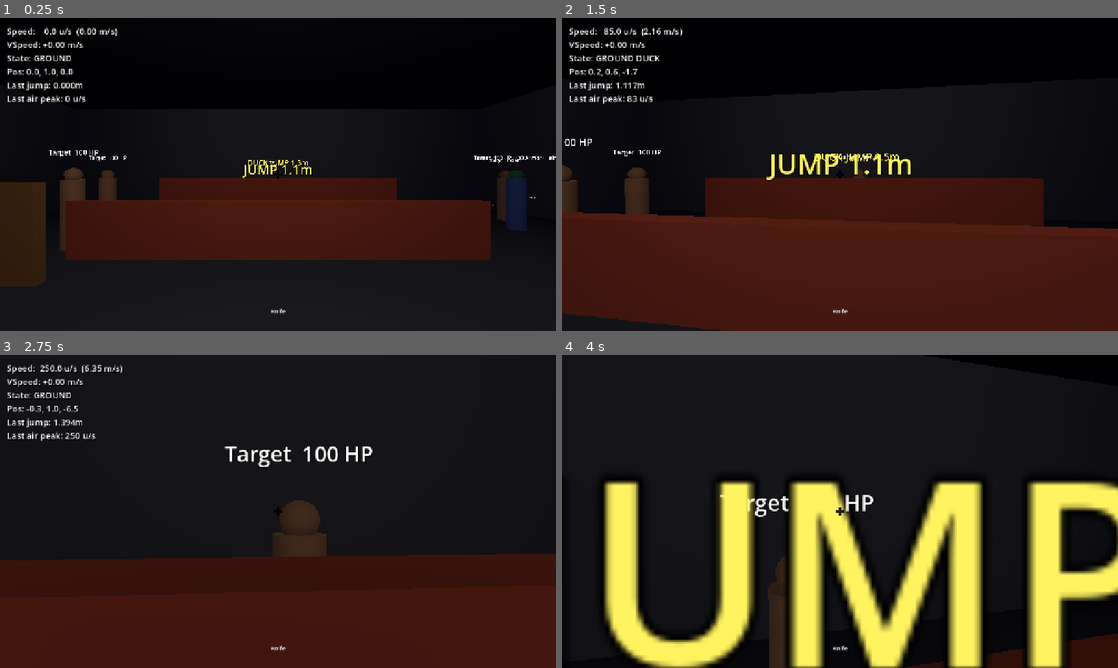
Above: before the commit, frames 1-4 (two rows, left to right).
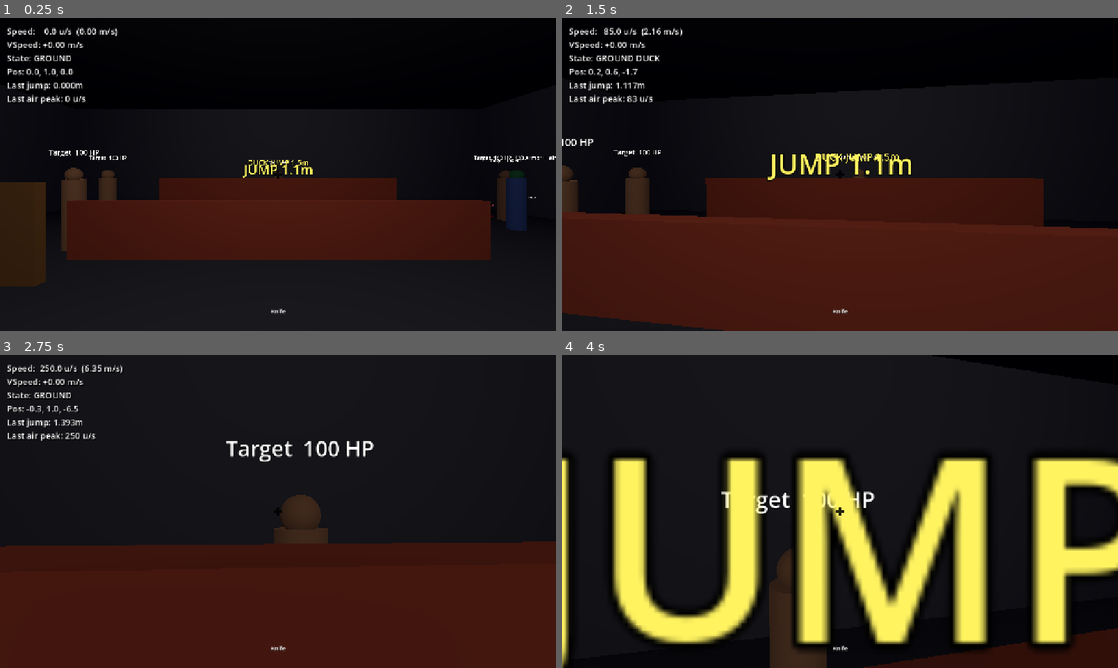
Above: after the commit, the same moments.

Repository: gotospaceplace/angels_and_demons
Game: Godot game, scene res://shared/scenes/play_test.tscn
The game is run twice, just before and just after one commit, with the same random seed, the same clock (stepped at 60 frames per second) and the same inputs. This scene is started directly instead of the project's main scene.
Inputs (mouse positions are in pixels of both pictures, inside the frame that each line leads up to):
- Up to frame 1 (0.25 s): no input
- Up to frame 2 (1.5 s): tap Enter at 0.5 s; move the mouse to (867, 174) at 0.52 s; hold Ctrl (duck) 0.53-1.28 s; hold W (move_forward) from 0.53 s (still down); tap Space (jump) at 0.77 s; move the mouse to (812, 174) at 1.27 s; tap Ctrl (duck) at 1.35 s
- Up to frame 3 (2.75 s): keep holding W (move_forward); tap Space (jump) at 1.52 s; move the mouse to (289, 505) at 2.02 s; press the mouse at (289, 505) at 2.03 s; tap Ctrl (duck) at 2.3 s
- Up to frame 4 (4 s): keep holding W (move_forward); move the mouse to (834, 517) at 2.77 s; release the mouse at (834, 517) at 2.78 s; right-click (834, 517) at 2.85 s; tap Space (jump) at 3.02, 3.77 s; tap Ctrl (duck) at 3.05, 3.8 s; move the mouse to (878, 514) at 3.52 s; hold F7 (toggle_hud) from 3.53 s (still down)

The runs differ from the first frame. In frame 1, 0.4% of the frame differs, in the area x 7-100%, y 42-85%; in frame 2, 0.8%; in frame 3, 4.8%; in frame 4, 30%, in the area x 0-100%, y 32-100%.

Commit message:
Add flash grenade with angle-based blind and grenade cycling (WB12)
Flash detonation checks LOS then calculates yaw-only angle from
player facing to grenade — 0° gives 3s blind + 5.7s fade, linearly
interpolated to zero at 180°. White overlay on player with blind
then fade stages. Press 4 to cycle between HE and flash grenades.
Inventory: HE x1, flash x2. Enabled CCD on grenade rigidbody to
prevent floor tunneling.

Co-Authored-By: Claude Opus 4.6 <noreply@anthropic.com>

Diff:
--- a/client/scripts/crosshair.gd
+++ b/client/scripts/crosshair.gd
@@ -30,7 +30,8 @@
 		_draw_node.is_grenade_mode = _weapon_system.is_grenade_mode
 		_draw_node.is_cooking = _weapon_system.is_cooking
 		_draw_node.cook_timer = _weapon_system.cook_timer
-		_draw_node.grenade_count = _weapon_system.grenade_he_count
+		_draw_node.grenade_count = _weapon_system._grenade_count(_weapon_system.current_grenade)
+		_draw_node.grenade_name = _weapon_system._get_grenade_name()
 
 	_draw_node.queue_redraw()
 
@@ -48,6 +49,7 @@
 	var is_cooking: bool = false
 	var cook_timer: float = 0.0
 	var grenade_count: int = 0
+	var grenade_name: String = "HE GRENADE"
 
 	const LINE_LEN := 8.0
 	const THICKNESS := 2.0
@@ -73,7 +75,7 @@
 		# Weapon info (bottom center)
 		var info := ""
 		if is_grenade_mode:
-			info = "HE GRENADE  x%d" % grenade_count
+			info = "%s  x%d" % [grenade_name, grenade_count]
 			if is_cooking:
 				info += "  COOK %.1fs" % cook_timer
 			else:
--- a/shared/scenes/play_test.tscn
+++ b/shared/scenes/play_test.tscn
@@ -1,25 +1,26 @@
 [gd_scene format=3 uid="uid://c8playtest001"]
 
-[ext_resource type="Script" path="res://shared/scripts/player_movement.gd" id="1_player"]
-[ext_resource type="PackedScene" path="res://shared/scenes/test_room.tscn" id="2_room"]
+[ext_resource type="Script" uid="uid://6pdl0y5exuf6" path="res://shared/scripts/player_movement.gd" id="1_player"]
+[ext_resource type="PackedScene" uid="uid://c8testroom001" path="res://shared/scenes/test_room.tscn" id="2_room"]
 
 [sub_resource type="CapsuleShape3D" id="CapsuleShape3D_player"]
 radius = 0.35
 height = 1.8
 
-[node name="PlayTest" type="Node3D"]
+[node name="PlayTest" type="Node3D" unique_id=354254261]
 
-[node name="TestRoom" parent="." instance=ExtResource("2_room")]
+[node name="TestRoom" parent="." unique_id=1748404381 instance=ExtResource("2_room")]
+transform = Transform3D(1, 0, 0, 0, 1, 0, 0, 0, 1, 0.0066354275, 0, -0.003625393)
 
-[node name="Player" type="CharacterBody3D" parent="."]
+[node name="Player" type="CharacterBody3D" parent="." unique_id=128207344]
 transform = Transform3D(1, 0, 0, 0, 1, 0, 0, 0, 1, 0, 1, 0)
 script = ExtResource("1_player")
 
-[node name="PlayerCollision" type="CollisionShape3D" parent="Player"]
+[node name="PlayerCollision" type="CollisionShape3D" parent="Player" unique_id=1023002987]
 shape = SubResource("CapsuleShape3D_player")
 
-[node name="Head" type="Node3D" parent="Player"]
+[node name="Head" type="Node3D" parent="Player" unique_id=1555252849]
 transform = Transform3D(1, 0, 0, 0, 1, 0, 0, 0, 1, 0, 0.711, 0)
 
-[node name="Camera3D" type="Camera3D" parent="Player/Head"]
+[node name="Camera3D" type="Camera3D" parent="Player/Head" unique_id=280323114]
 fov = 90.0
--- a/shared/scripts/grenade_projectile.gd
+++ b/shared/scripts/grenade_projectile.gd
@@ -4,7 +4,10 @@
 const MC := preload("res://shared/scripts/movement_constants.gd")
 const WC := preload("res://shared/scripts/weapon_constants.gd")
 
+enum Type { HE, FLASH }
+
 var fuse_remaining: float = 0.0
+var type: int = Type.HE
 
 func _ready() -> void:
 	collision_layer = 4
@@ -21,6 +24,7 @@
 
 	linear_damp = 0.1
 	angular_damp = 2.0
+	continuous_cd = true
 
 	var shape := SphereShape3D.new()
 	shape.radius = 0.04
@@ -39,8 +43,9 @@
 	add_child(mesh)
 
 
-func start(fuse: float) -> void:
+func start(fuse: float, grenade_type: int = Type.HE) -> void:
 	fuse_remaining = fuse
+	type = grenade_type
 
 
 func _physics_process(delta: float) -> void:
@@ -50,6 +55,15 @@
 
 
 func _detonate() -> void:
+	match type:
+		Type.HE:
+			_detonate_he()
+		Type.FLASH:
+			_detonate_flash()
+	queue_free()
+
+
+func _detonate_he() -> void:
 	var blast_radius_m := WC.HE_BLAST_RADIUS_GSRC * MC.METERS_PER_UNIT
 	var pos := global_position
 	var space := get_world_3d().direct_space_state
@@ -96,4 +110,54 @@
 		target.take_damage(damage, "chest", "HE Grenade", WC.HE_ARMOR_PEN)
 		damaged[target] = true
 
-	queue_free()
+
+func _detonate_flash() -> void:
+	var pos := global_position
+	var space := get_world_3d().direct_space_state
+
+	var players := get_tree().get_nodes_in_group("player")
+	for p in players:
+		if not p is CharacterBody3D:
+			continue
+		if not p.has_method("apply_flash"):
+			continue
+
+		var cam: Camera3D = p.get_node("Head/Camera3D")
+		var eye_pos: Vector3 = cam.global_position
+
+		var los_params := PhysicsRayQueryParameters3D.create(
+			pos + Vector3(0, 0.1, 0), eye_pos)
+		los_params.collision_mask = 1
+		los_params.exclude = [p.get_rid()]
+		var los_result := space.intersect_ray(los_params)
+		if los_result:
+			continue
+
+		var cam_forward := -cam.global_transform.basis.z
+		var dir_to_flash := pos - eye_pos
+		cam_forward.y = 0.0
+		dir_to_flash.y = 0.0
+		cam_forward = cam_forward.normalized()
+		dir_to_flash = dir_to_flash.normalized()
+		var dot := cam_forward.dot(dir_to_flash)
+		var angle_deg := rad_to_deg(acos(clampf(dot, -1.0, 1.0)))
+
+		var blind := _lerp_by_angle(angle_deg, WC.FLASH_ANGLES, WC.FLASH_BLIND)
+		var fade := _lerp_by_angle(angle_deg, WC.FLASH_ANGLES, WC.FLASH_FADE)
+
+		if blind <= 0.0 and fade <= 0.0:
+			fade = WC.FLASH_TINT_TIME
+		if blind <= 0.0 and fade <= 0.0:
+			continue
+
+		p.apply_flash(blind, fade)
+
+
+func _lerp_by_angle(angle: float, angles: Array, values: Array) -> float:
+	if angle <= float(angles[0]):
+		return float(values[0])
+	for i in range(1, angles.size()):
+		if angle <= float(angles[i]):
+			var t: float = (angle - float(angles[i - 1])) / (float(angles[i]) - float(angles[i - 1]))
+			return lerpf(float(values[i - 1]), float(values[i]), t)
+	return float(values[values.size() - 1])
--- a/shared/scripts/player_movement.gd
+++ b/shared/scripts/player_movement.gd
@@ -38,6 +38,12 @@
 # Bullet tagging
 var tag_base_cap: float = 0.0
 var tag_timer: float = 0.0
+
+# Flash effect
+var _flash_overlay: CanvasLayer = null
+var _flash_blind: float = 0.0
+var _flash_fade: float = 0.0
+var _flash_fade_total: float = 0.0
 
 func _ready() -> void:
 	Input.mouse_mode = Input.MOUSE_MODE_CAPTURED
@@ -557,3 +563,33 @@
 
 	tag_base_cap = cap
 	tag_timer = MC.TAG_RECOVERY_TIME
+
+
+func apply_flash(blind_time: float, fade_time: float) -> void:
+	if not _flash_overlay:
+		_flash_overlay = CanvasLayer.new()
+		_flash_overlay.layer = 100
+		var rect := ColorRect.new()
+		rect.name = "Rect"
+		rect.mouse_filter = Control.MOUSE_FILTER_IGNORE
+		rect.set_anchors_and_offsets_preset(Control.PRESET_FULL_RECT)
+		rect.color = Color(1, 1, 1, 0)
+		_flash_overlay.add_child(rect)
+		add_child(_flash_overlay)
+	_flash_blind = blind_time
+	_flash_fade = fade_time
+	_flash_fade_total = fade_time
+	_flash_overlay.get_node("Rect").color = Color(1, 1, 1, 1)
+	_flash_overlay.visible = true
+
+
+func _process(delta: float) -> void:
+	if _flash_overlay and _flash_overlay.visible:
+		if _flash_blind > 0.0:
+			_flash_blind -= delta
+		elif _flash_fade > 0.0:
+			_flash_fade -= delta
+			var alpha := _flash_fade / _flash_fade_total if _flash_fade_total > 0.0 else 0.0
+			_flash_overlay.get_node("Rect").color = Color(1, 1, 1, maxf(alpha, 0.0))
+		else:
+			_flash_overlay.visible = false
--- a/shared/scripts/weapon_constants.gd
+++ b/shared/scripts/weapon_constants.gd
@@ -47,3 +47,9 @@
 const GRENADE_SHORT_TOSS_MULT := 0.33 # right-click toss velocity multiplier
 const GRENADE_BOUNCE := 0.45          # restitution coefficient
 const GRENADE_FRICTION := 0.6
+
+# --- Flash grenade ---
+const FLASH_ANGLES := [0.0, 45.0, 90.0, 180.0]
+const FLASH_BLIND := [3.0, 2.3, 1.9, 0.0]
+const FLASH_FADE := [5.7, 4.5, 2.8, 0.0]
+const FLASH_TINT_TIME := 0.3
--- a/shared/scripts/weapon_system.gd
+++ b/shared/scripts/weapon_system.gd
@@ -53,6 +53,8 @@
 
 # Grenades
 var grenade_he_count: int = 1
+var grenade_flash_count: int = 2
+var current_grenade: int = 0  # 0=HE, 1=Flash
 var is_grenade_mode: bool = false
 var is_cooking: bool = false
 var cook_timer: float = 0.0
@@ -549,7 +551,12 @@
 # --- Grenades ---
 
 func _select_grenade() -> void:
-	if grenade_he_count <= 0 or is_grenade_mode or is_cooking:
+	if is_cooking:
+		return
+	if is_grenade_mode:
+		_cycle_grenade()
+		return
+	if _total_grenades() <= 0:
 		return
 	is_grenade_mode = true
 	is_reloading = false
@@ -557,6 +564,41 @@
 	is_toggling = false
 	_unscope()
 	player.max_speed = MC.SPEED_KNIFE
+	if _grenade_count(current_grenade) <= 0:
+		_cycle_grenade()
+
+
+func _cycle_grenade() -> void:
+	var start := current_grenade
+	for _i in range(2):
+		current_grenade = (current_grenade + 1) % 2
+		if _grenade_count(current_grenade) > 0:
+			return
+	current_grenade = start
+
+
+func _grenade_count(idx: int) -> int:
+	match idx:
+		0: return grenade_he_count
+		1: return grenade_flash_count
+	return 0
+
+
+func _total_grenades() -> int:
+	return grenade_he_count + grenade_flash_count
+
+
+func _consume_grenade() -> void:
+	match current_grenade:
+		0: grenade_he_count -= 1
+		1: grenade_flash_count -= 1
+
+
+func _get_grenade_name() -> String:
+	match current_grenade:
+		0: return "HE GRENADE"
+		1: return "FLASH"
+	return "GRENADE"
 
 
 func _grenade_input(event: InputEvent) -> void:
@@ -609,9 +651,9 @@
 	player.get_parent().add_child(grenade)
 	grenade.global_position = spawn_pos
 	grenade.linear_velocity = throw_dir * speed_m + player.velocity
-	grenade.start(cook_timer)
-
-	grenade_he_count -= 1
+	grenade.start(cook_timer, current_grenade)
+
+	_consume_grenade()
 	is_cooking = false
 	is_grenade_mode = false
 	player.max_speed = current.max_speed
@@ -622,9 +664,9 @@
 	grenade.set_script(GrenadeProjectile)
 	player.get_parent().add_child(grenade)
 	grenade.global_position = camera.global_position
-	grenade.start(0.0)
-
-	grenade_he_count -= 1
+	grenade.start(0.0, current_grenade)
+
+	_consume_grenade()
 	is_cooking = false
 	is_grenade_mode = false
 	player.max_speed = current.max_speed
